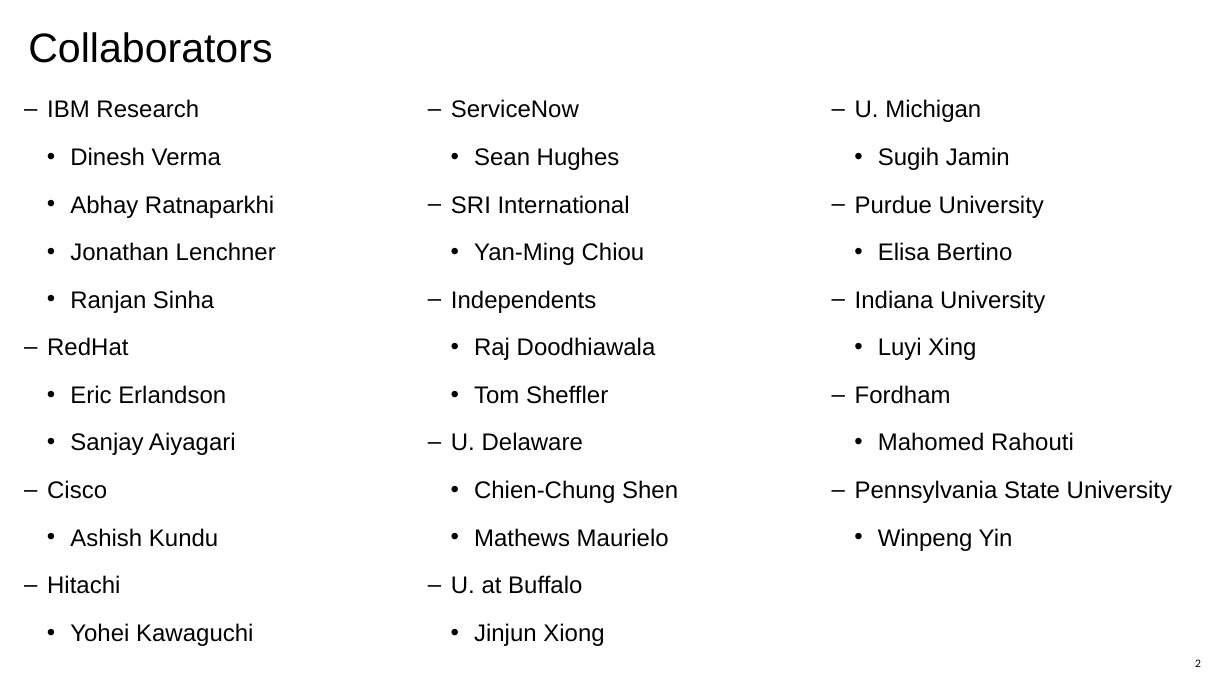
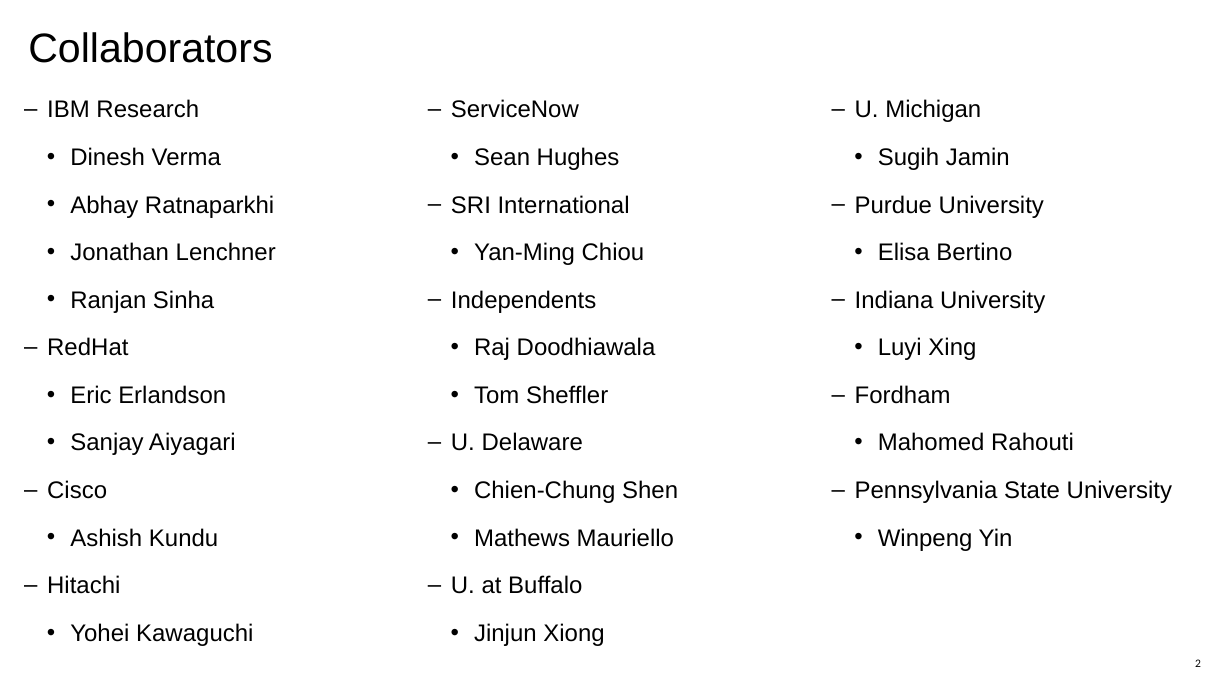
Before and after one commit to nlip-project/documents, a slide deck: slide 2 of NLIP_Briefer.pptx. Drawn at 1232x693 pixels with LibreOffice and Linux fonts; fonts in the diff are those of the drawing. Boxes give left, top, right and bottom in pixels: in the first picture for what was removed or moved away, otherwise in the second. Text is boxed around its words. In the diff, an @@ line names an element or a change of style, - is before the commit and + after.

```diff
--- a/NLIP_Briefer.pptx
+++ b/NLIP_Briefer.pptx
@@ text at bbox=[474, 528, 674, 547]: text changed @@
-    • Mathews Maurielo
+    • Mathews Mauriello
```
Also in this commit, not shown: 1 other file.
